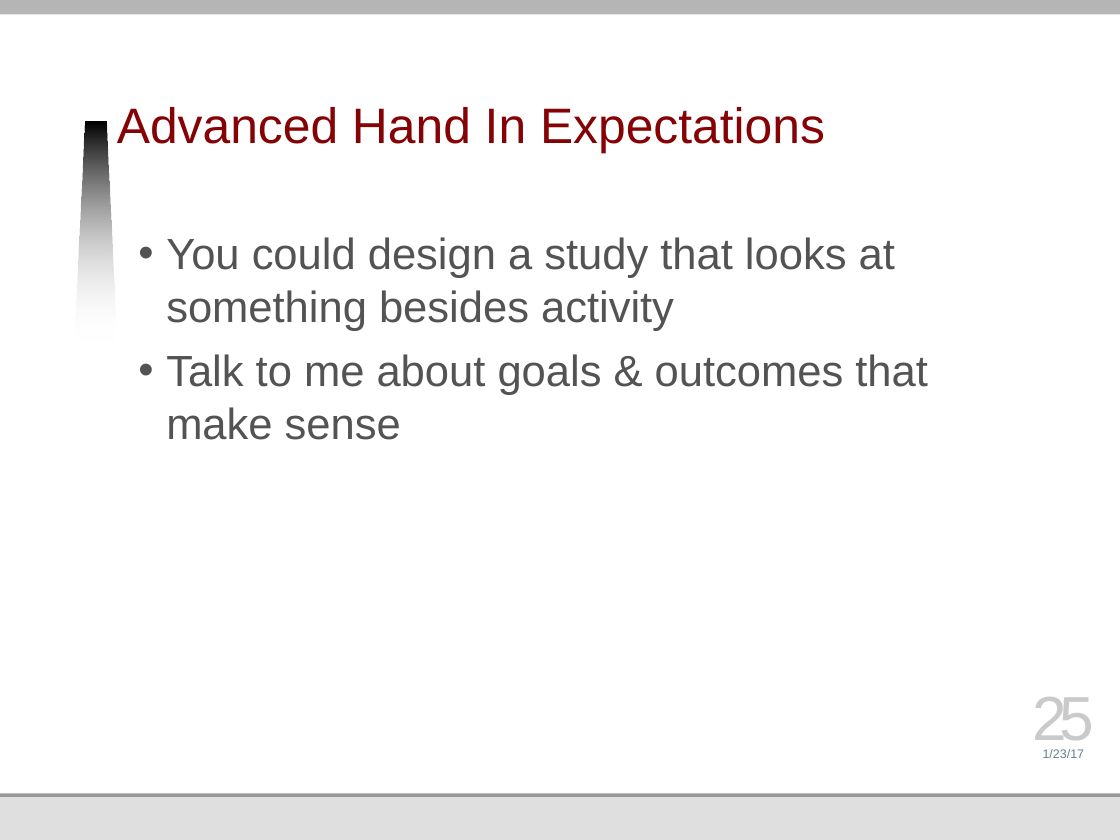
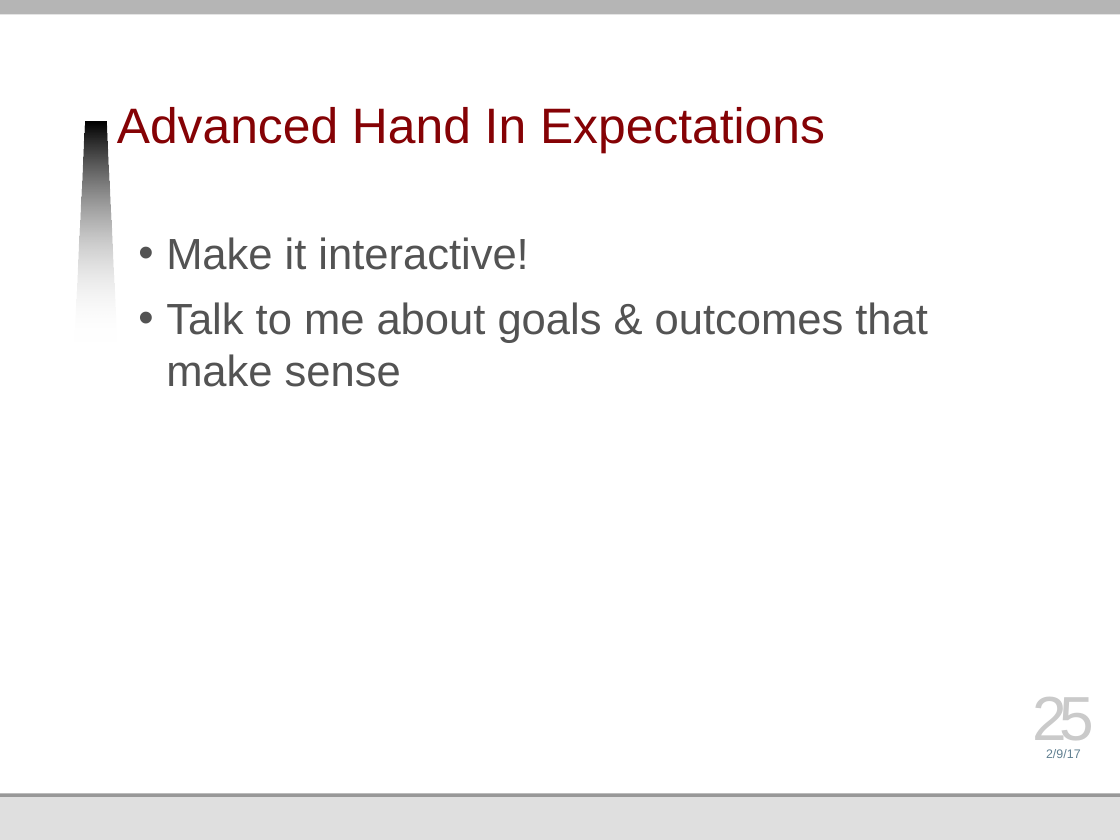
Before and after one commit to jmankoff/data, a slide deck: slide 25 of Lectures/Byte 3 Mobile.pptx. Drawn at 1120x840 pixels with LibreOffice and Linux fonts; fonts in the diff are those of the drawing; background and template pictures are left out. Boxes give left, top, right and bottom in pixels: in the first picture for what was removed or moved away, otherwise in the second. Text is boxed around its words. In the diff, an @@ line names an element or a change of style, - is before the commit and + after.

```diff
--- a/Lectures/Byte 3 Mobile.pptx
+++ b/Lectures/Byte 3 Mobile.pptx
@@ text at (x1=166, y1=237, x2=528, y2=270): text changed @@
-• You could design a study that looks at something besides activity
+• Make it interactive!
@@ text at (x1=1046, y1=749, x2=1081, y2=758): text changed @@
-1/23/17
+2/9/17
```
Also in this commit, not shown: 22 other slides changed, 1 other file.
